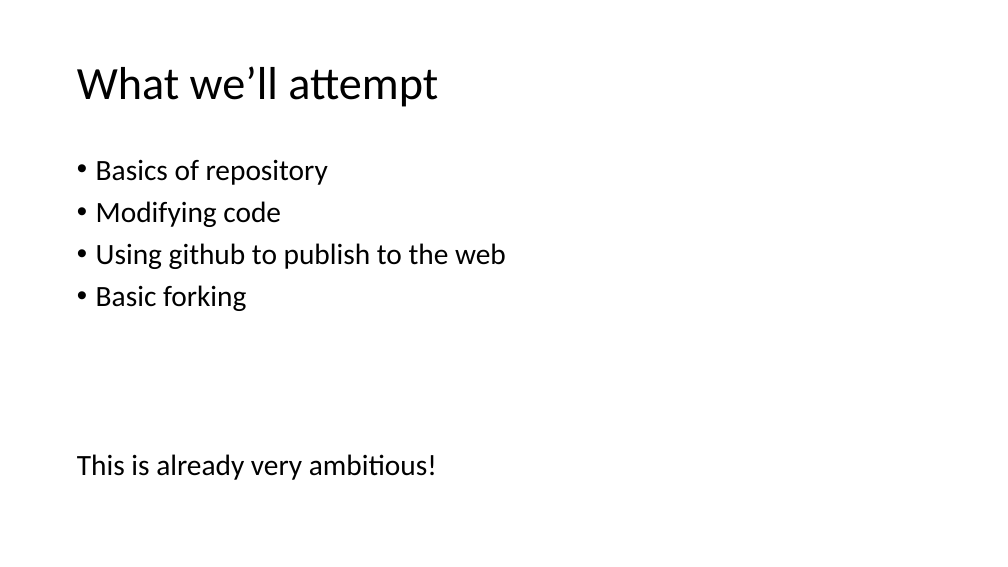
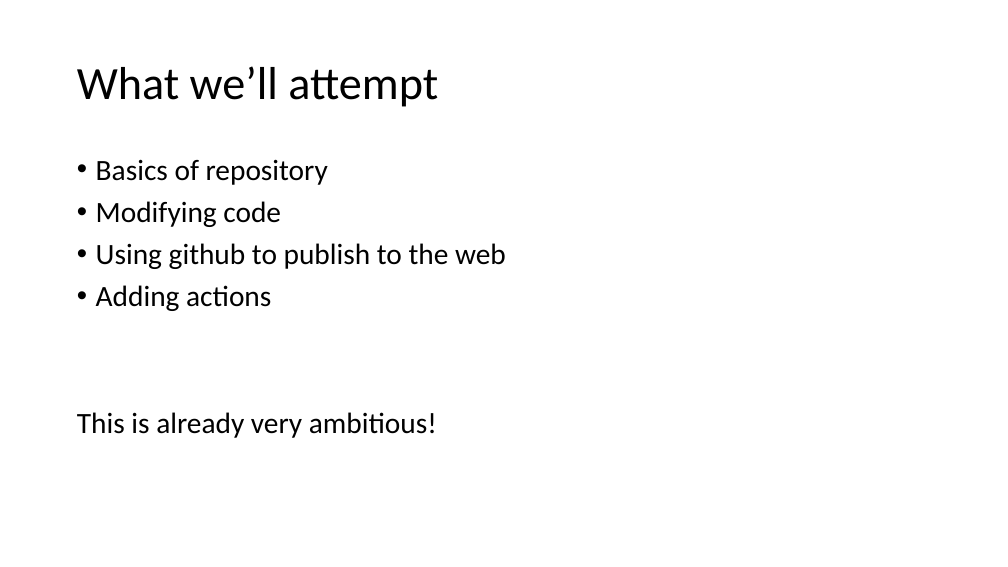
Before and after one commit to BrockDSL/github_for_researchers, a slide deck: slide 6 of Overview.pptx. Drawn at 1008x567 pixels with LibreOffice and Linux fonts; fonts in the diff are those of the drawing. Boxes give left, top, right and bottom in pixels: in the first picture for what was removed or moved away, otherwise in the second. Text is boxed around its words. In the diff, an @@ line names an element or a change of style, - is before the commit and + after.

```diff
--- a/Overview.pptx
+++ b/Overview.pptx
@@ text at box(96, 285, 271, 311): text changed @@
-• Basic forking
+• Adding actions
```
Also in this commit, not shown: 1 other slide changed, 17 other files.
